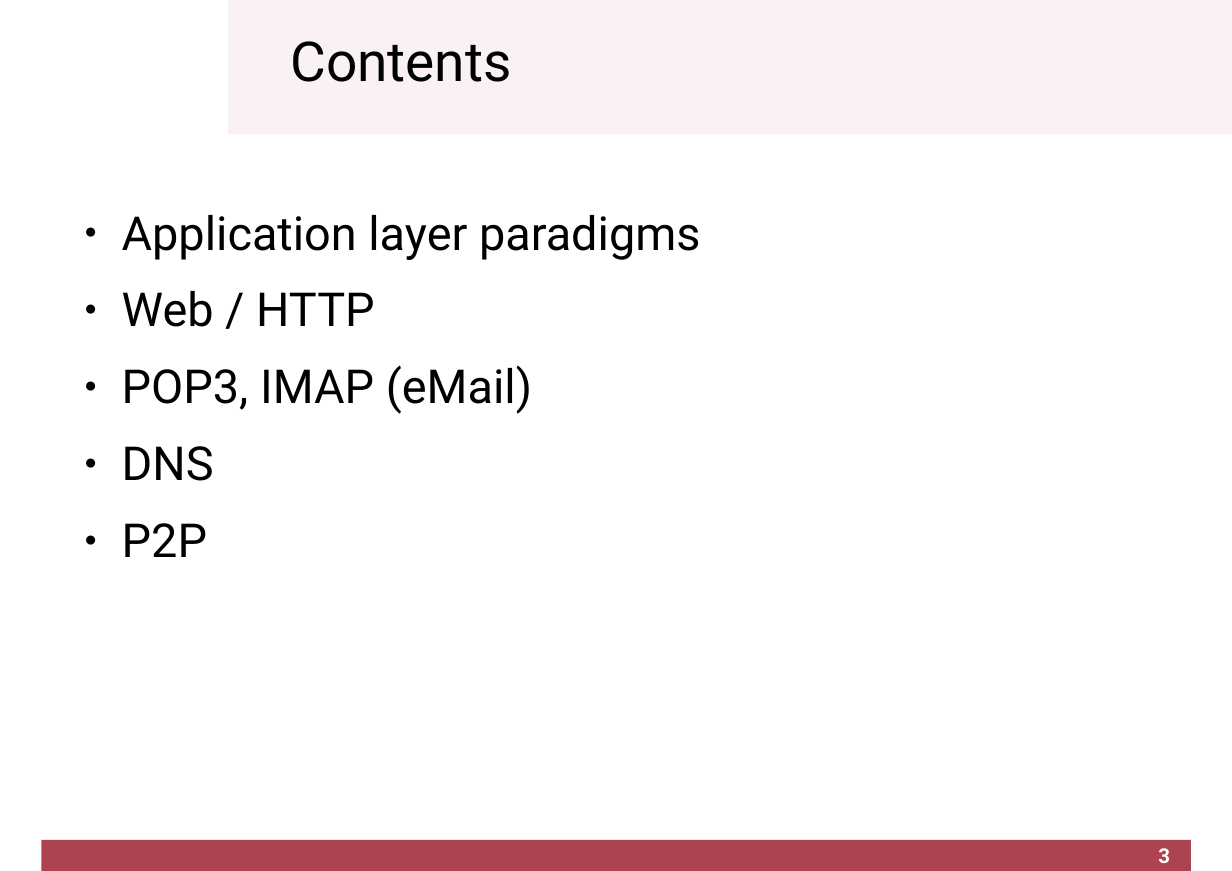
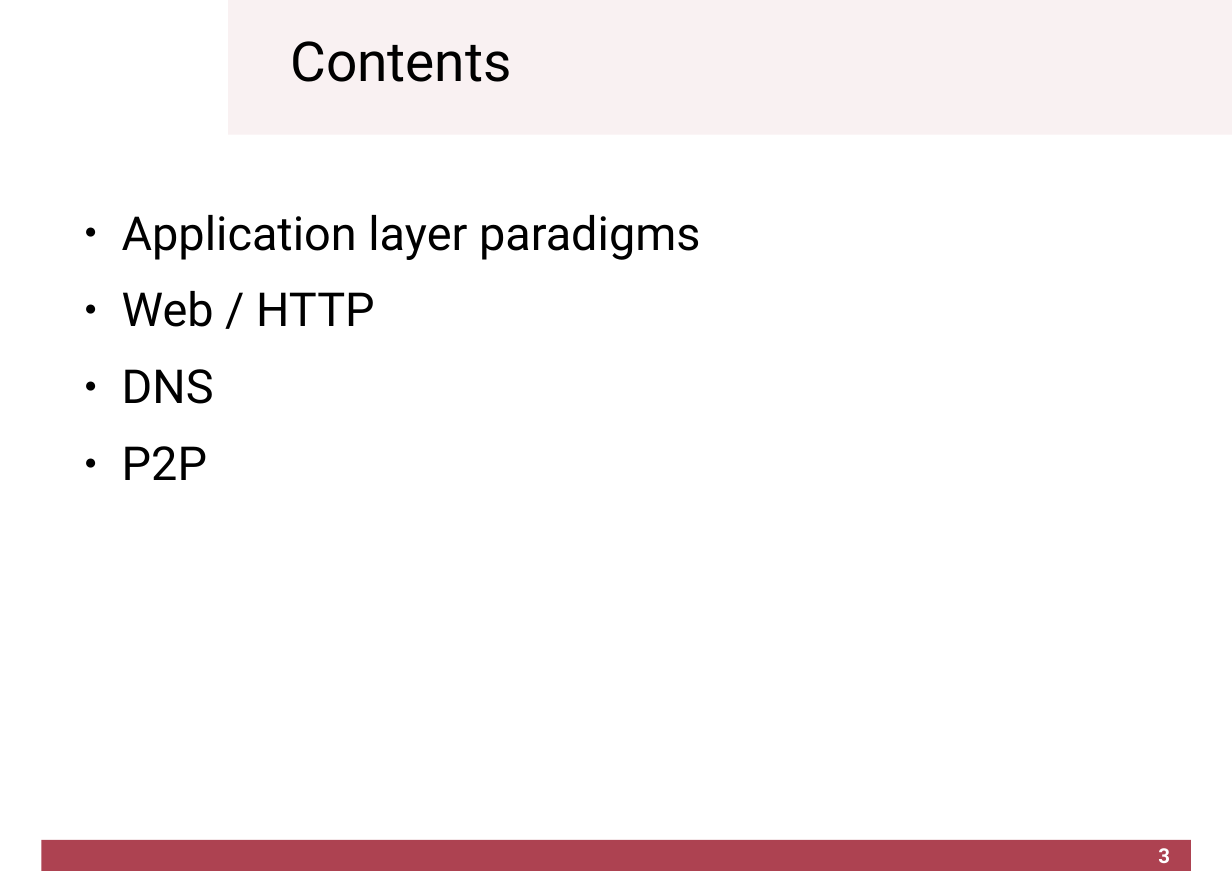
Before and after one commit to cletomartin/redes1, a slide deck: slide 3 of slides/application.odp. Drawn at 1232x871 pixels with LibreOffice and Linux fonts; fonts in the diff are those of the drawing; background and template pictures are left out. Boxes give left, top, right and bottom in pixels: in the first picture for what was removed or moved away, otherwise in the second. Text is boxed around its words. In the diff, an @@ line names an element or a change of style, - is before the commit and + after.

```diff
--- a/slides/application.odp
+++ b/slides/application.odp
@@ text at (122, 365, 532, 414): paragraph removed @@
-● POP3, IMAP (eMail)
```
Also in this commit, not shown: 7 other slides changed, 14 slides removed, 5 other files.
